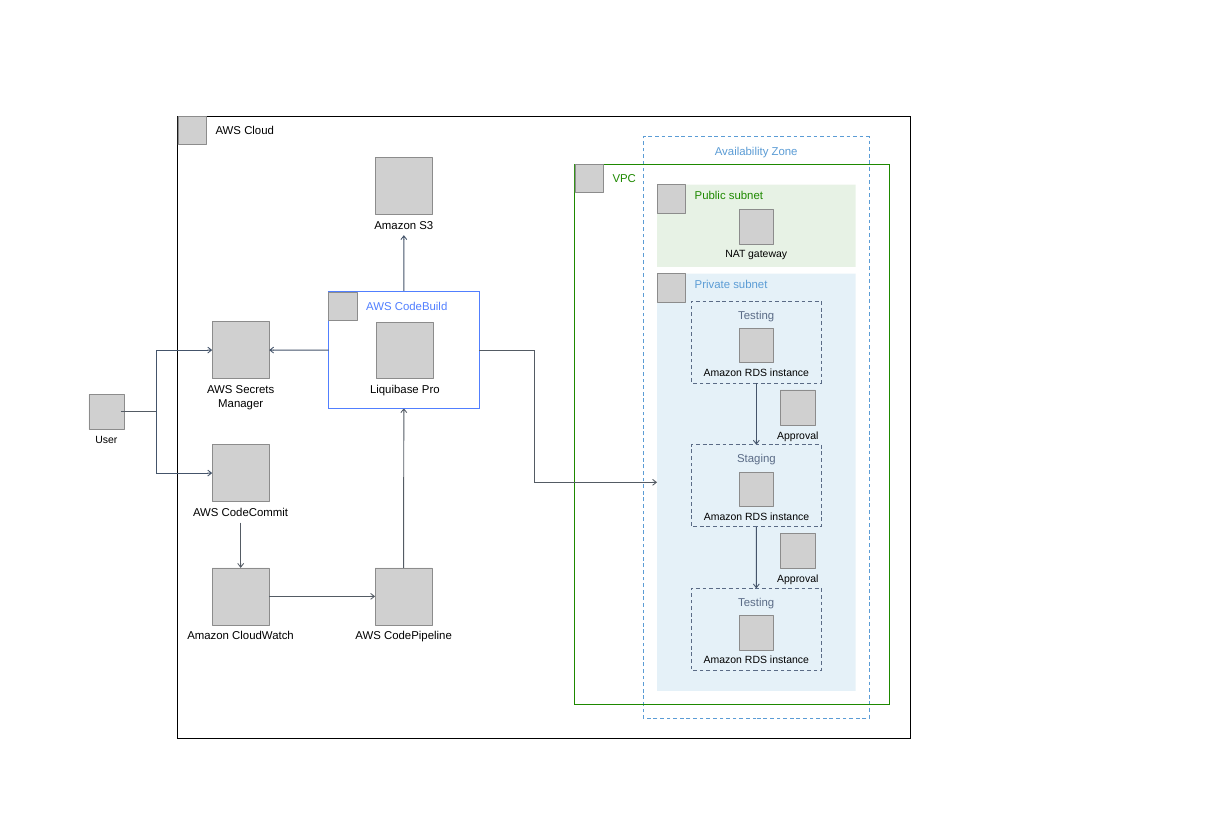
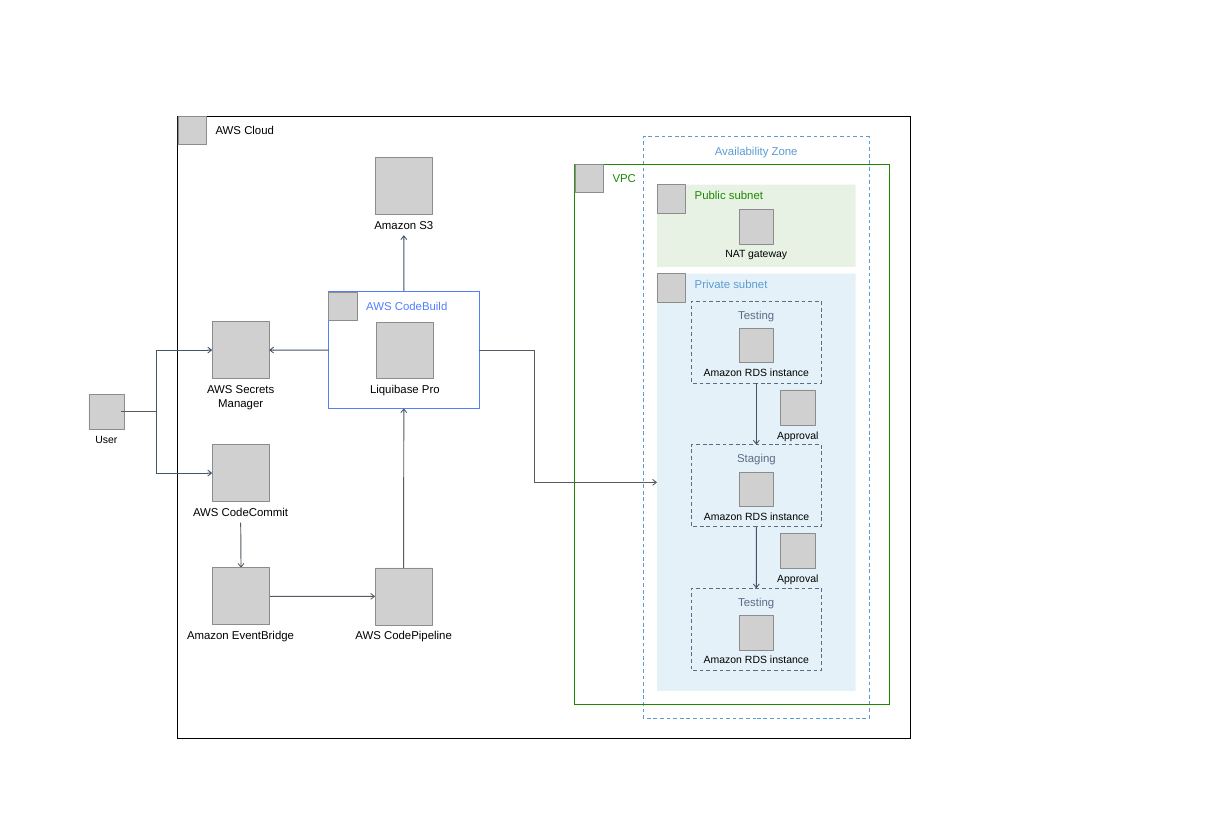
Before and after one commit to aws-quickstart/quickstart-liquibase-pro, a slide deck: slide 1 of docs/deployment_guide/images/liquibase-pro-architecture-diagram.pptx. Drawn at 1232x821 pixels with LibreOffice and Linux fonts; fonts in the diff are those of the drawing; grey boxes stand for pictures. Boxes give left, top, right and bottom in pixels: in the first picture for what was removed or moved away, otherwise in the second. Text is boxed around its words. In the diff, an @@ line names an element or a change of style, - is before the commit and + after.

Commit message:
Replace CloudWatch Events with EventBridge

```diff
--- a/docs/deployment_guide/images/liquibase-pro-architecture-diagram.pptx
+++ b/docs/deployment_guide/images/liquibase-pro-architecture-diagram.pptx
@@ text at [187,630,294,642]: text changed @@
-Amazon CloudWatch
+Amazon EventBridge
```
Also in this commit, not shown: 2 other files.
